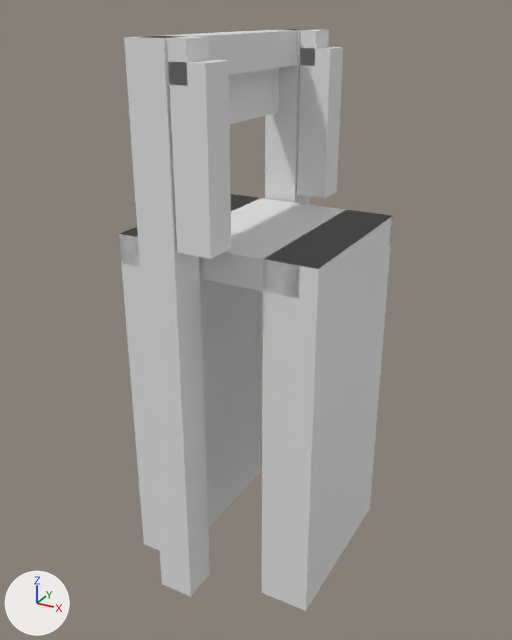
Before and after pictures for a commit that changed the glTF model models/spijkerboor/spijkerboor-brug-7d94625a/spijkerboor-brug-7d94625a.glb.
One viewpoint serves both versions: a 50 mm camera at (8.79, -16.29, 5.42) aimed at (-0.11, -0.11, -2.67). The lights are fixed; the arrows at lower left show +X, +Y and +Z. The first picture is the older version.

Before the edit, the objects in view are built like this:
```python
ob_building_balans = bpy.data.objects.new('building:balans', me_balans)
ob_building_balans.location = (0.0, 0.0, 0.0)
ob_building_balans_2 = bpy.data.objects.new('building:balans 2', me_balans_2)
ob_building_balans_2.location = (0.0, 0.0, 0.0)
ob_building_contragewicht = bpy.data.objects.new('building:contragewicht', me_contragewicht)
ob_building_contragewicht.location = (0.0, 0.0, 0.0)
ob_building_hamei = bpy.data.objects.new('building:hamei', me_hamei)
ob_building_hamei.location = (0.0, 0.0, 0.0)
ob_building_hamei_2 = bpy.data.objects.new('building:hamei 2', me_hamei_2)
ob_building_hamei_2.location = (0.0, 0.0, 0.0)
ob_building_hangstang = bpy.data.objects.new('building:hangstang', me_hangstang)
ob_building_hangstang.location = (0.0, 0.0, 0.0)
ob_building_hangstang_2 = bpy.data.objects.new('building:hangstang 2', me_hangstang_2)
ob_building_hangstang_2.location = (0.0, 0.0, 0.0)
ob_building_portaal = bpy.data.objects.new('building:portaal', me_portaal)
ob_building_portaal.location = (0.0, 0.0, 0.0)
ob_road_landhoofd__aangenomen__2 = bpy.data.objects.new('road:landhoofd (aangenomen) 2', me_landhoofd__aangenomen__2)
ob_road_landhoofd__aangenomen__2.location = (0.0, 0.0, 0.0)
# also in view: 'road:landhoofd (aangenomen)' at (-2.1, 0.0, -4.94); 'road:dek' at (0.0, 0.0, -0.29)
```
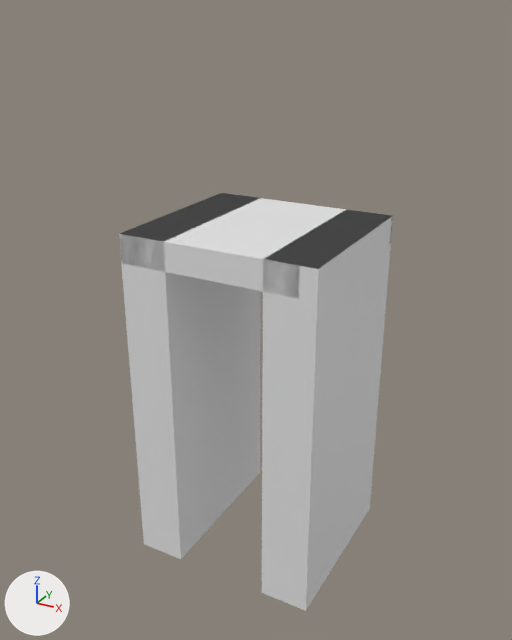
Location of each change, (x1, y1, x2, y2) in pixels of the pictures (512 x 640 px):
'building:hamei 2', deleted
    before: (124, 36, 210, 597)
'building:hangstang 2', deleted
    before: (168, 60, 231, 259)
'building:hangstang', deleted
    before: (297, 47, 343, 198)
'building:hamei', deleted
    before: (265, 29, 310, 204)
'building:portaal', deleted
    before: (144, 30, 297, 75)
'building:contragewicht', deleted
    before: (229, 68, 279, 125)
'building:balans 2', deleted
    before: (141, 36, 210, 85)
'building:balans', deleted
    before: (284, 29, 329, 66)

Edits to the bpy script that builds the scene:
```text
Remove ob_building_hamei:
    ob_building_hamei = bpy.data.objects.new('building:hamei', me_hamei)
    ob_building_hamei.location = (0.0, 0.0, 0.0)
Remove ob_building_hamei_2:
    ob_building_hamei_2 = bpy.data.objects.new('building:hamei 2', me_hamei_2)
    ob_building_hamei_2.location = (0.0, 0.0, 0.0)
Remove ob_building_portaal:
    ob_building_portaal = bpy.data.objects.new('building:portaal', me_portaal)
    ob_building_portaal.location = (0.0, 0.0, 0.0)
Remove ob_building_balans:
    ob_building_balans = bpy.data.objects.new('building:balans', me_balans)
    ob_building_balans.location = (0.0, 0.0, 0.0)
Remove ob_building_hangstang:
    ob_building_hangstang = bpy.data.objects.new('building:hangstang', me_hangstang)
    ob_building_hangstang.location = (0.0, 0.0, 0.0)
Remove ob_building_balans_2:
    ob_building_balans_2 = bpy.data.objects.new('building:balans 2', me_balans_2)
    ob_building_balans_2.location = (0.0, 0.0, 0.0)
Remove ob_building_hangstang_2:
    ob_building_hangstang_2 = bpy.data.objects.new('building:hangstang 2', me_hangstang_2)
    ob_building_hangstang_2.location = (0.0, 0.0, 0.0)
Remove ob_building_contragewicht:
    ob_building_contragewicht = bpy.data.objects.new('building:contragewicht', me_contragewicht)
    ob_building_contragewicht.location = (0.0, 0.0, 0.0)
```
